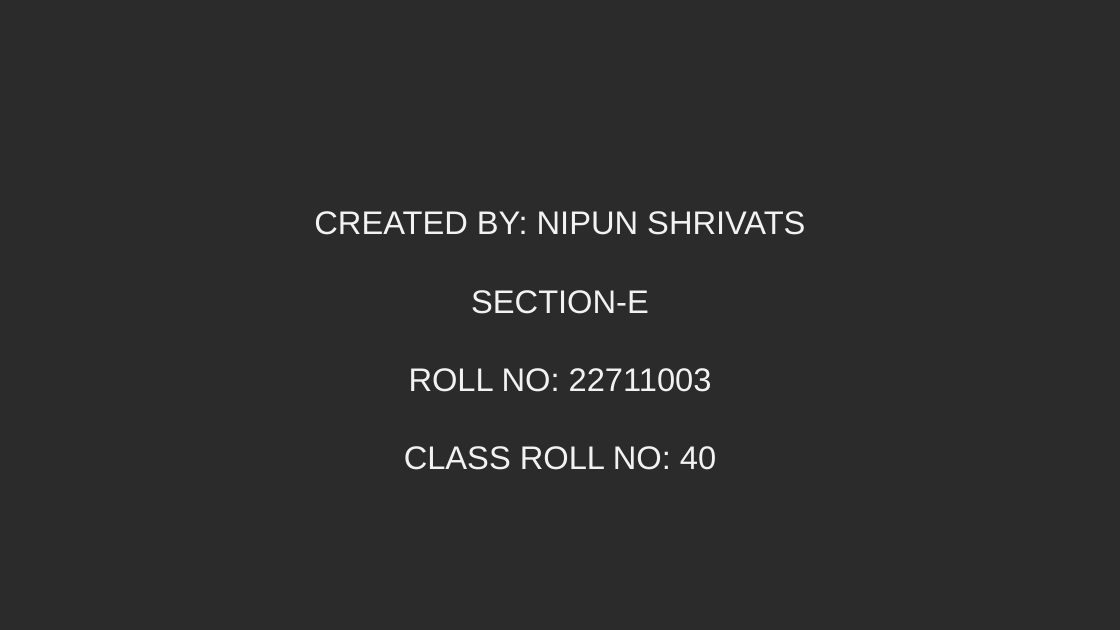
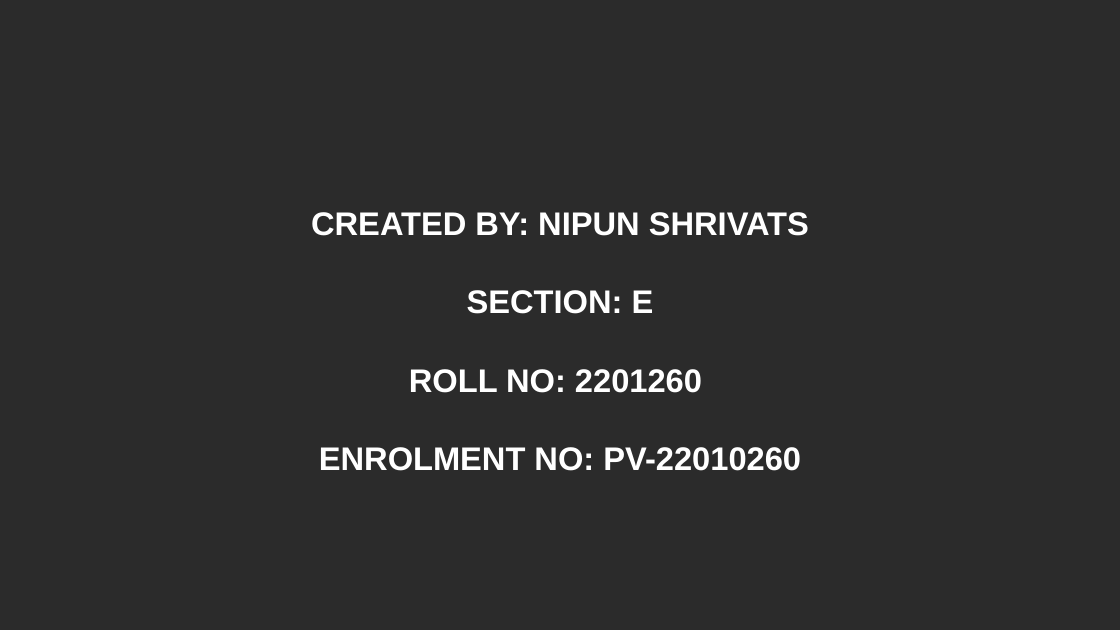
Before and after one commit to NipunShrivats/Invoice-Extractor, a slide deck: slide 22 of Invoice-extractor.pptx. Drawn at 1120x630 pixels with LibreOffice and Linux fonts; fonts in the diff are those of the drawing; background and template pictures are left out; a plain dark background stands for a picture behind light text. Boxes give left, top, right and bottom in pixels: in the first picture for what was removed or moved away, otherwise in the second. Text is boxed around its words. In the diff, an @@ line names an element or a change of style, - is before the commit and + after.

```diff
--- a/Invoice-extractor.pptx
+++ b/Invoice-extractor.pptx
@@ text at box(311, 212, 809, 236): text colour #F2F2F2 to #FFFFFF, bold on in "CREATED BY: NIPUN SHRIVATS" @@
@@ text at box(319, 290, 801, 471): text changed; text colour #F2F2F2 to #FFFFFF; bold on @@
-SECTION-E
-ROLL NO: 22711003
-CLASS ROLL NO: 40
+SECTION: E
+ROLL NO: 2201260
+ENROLMENT NO: PV-22010260
```
Also in this commit, not shown: 1 other slide changed, 1 other file.
